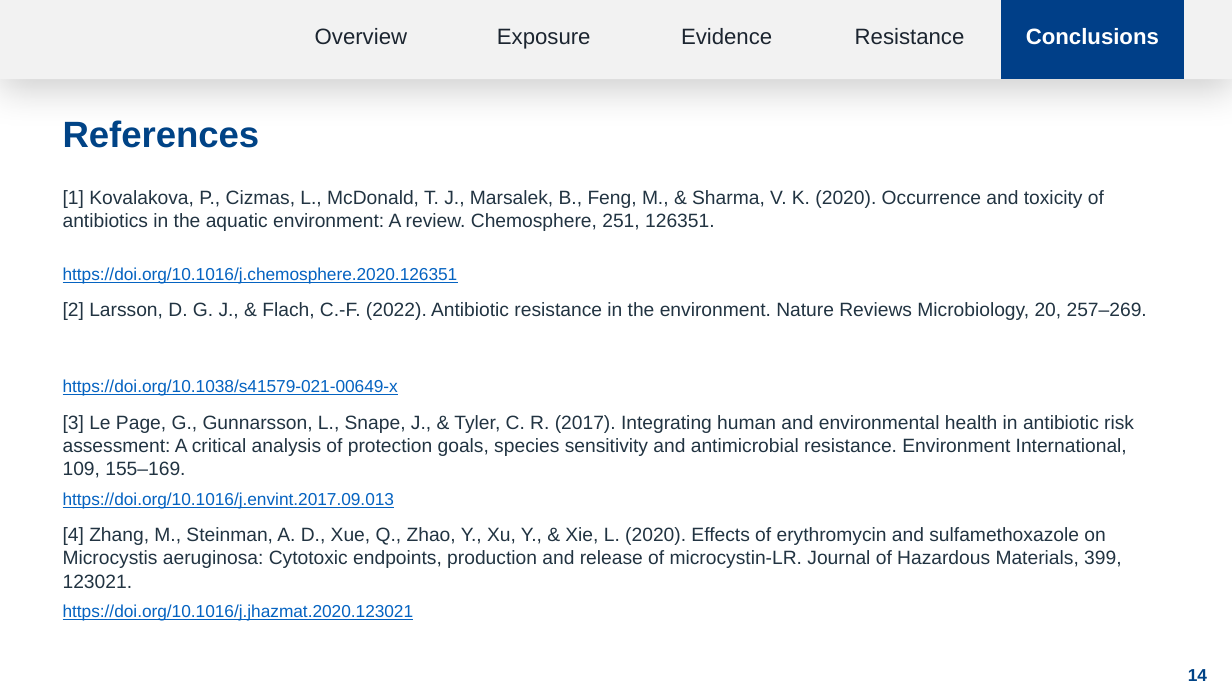
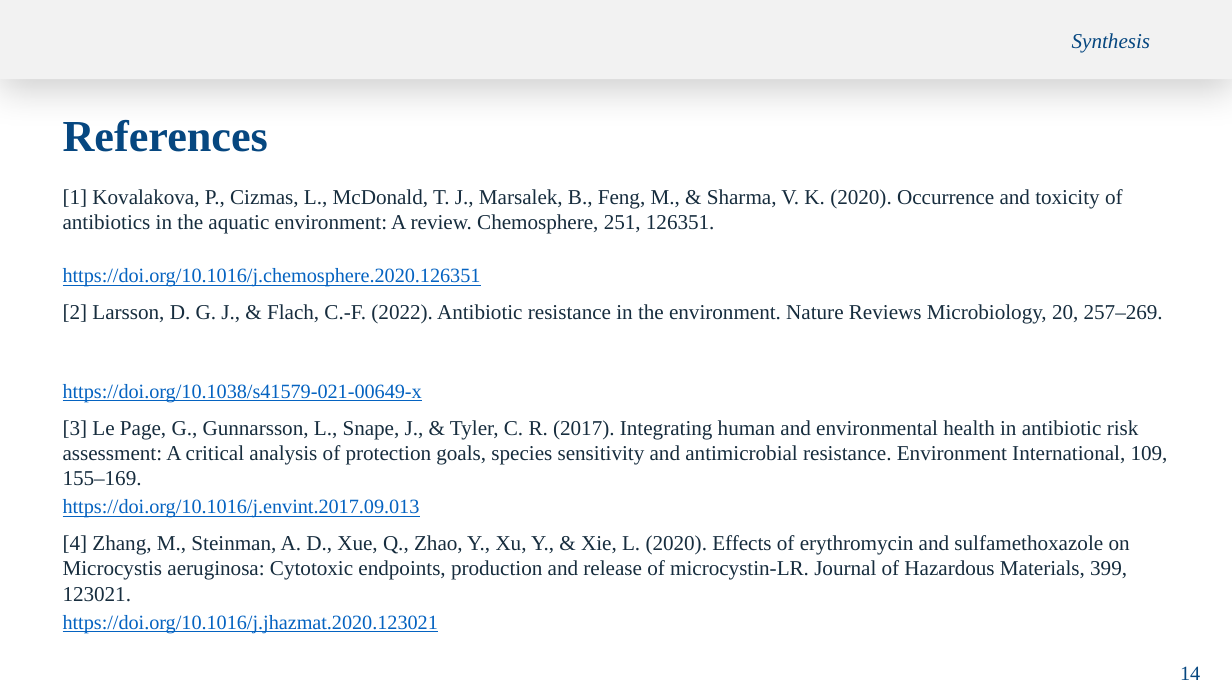
Before and after one commit to sophiawang122/yang, a slide deck: slide 14 of Antibiotics_Environmental_Toxicology_EN.pptx. Drawn at 1232x693 pixels with LibreOffice and Linux fonts; fonts in the diff are those of the drawing; background and template pictures are left out. Boxes give left, top, right and bottom in pixels: in the first picture for what was removed or moved away, otherwise in the second. Text is boxed around its words. In the diff, an @@ line names an element or a change of style, - is before the commit and + after.

```diff
--- a/Antibiotics_Environmental_Toxicology_EN.pptx
+++ b/Antibiotics_Environmental_Toxicology_EN.pptx
@@ text removed at box(315, 28, 407, 45) @@
-Overview
@@ text removed at box(497, 28, 591, 49) @@
-Exposure
@@ text removed at box(681, 28, 772, 45) @@
-Evidence
@@ text removed at box(855, 28, 965, 45) @@
-Resistance
@@ rectangle removed at box(1001, 0, 1184, 79) @@
@@ text removed at box(1026, 28, 1159, 45) @@
-Conclusions
@@ text added at box(1072, 33, 1151, 52), 16.5 pt, text #064780, italic @@
+Synthesis
@@ text "References" at box(63, 120, 268, 152): size 28.5 to 34.5 pt, font Arial to Times New Roman, text colour #004386 to #064780 @@
@@ size 15 to 16.5 pt, font Arial to Times New Roman, text colour #223442 to #172D3E in 4 elements at box(63, 304, 1163, 324), box(63, 189, 1123, 234), box(63, 420, 1168, 486), box(63, 535, 1130, 602) @@
@@ text "[4] Zhang, M., Steinman, A. ...": place and size @@
-text "[4] Zhang, M., Steinman, A. ..." at box(63, 527, 1121, 588)
+text "[4] Zhang, M., Steinman, A. ..." at box(63, 535, 1130, 602)
@@ size 13.5 to 15.8 pt, font Arial to Times New Roman in 4 elements at box(63, 268, 481, 287), box(63, 384, 422, 402), box(63, 499, 420, 518), box(63, 615, 438, 633) @@
@@ text "https://doi.org/10.1016/j.jhazmat.2020.123021": place and size @@
-text "https://doi.org/10.1016/j.jhazmat.2020.123021" at box(63, 604, 414, 621)
+text "https://doi.org/10.1016/j.jhazmat.2020.123021" at box(63, 615, 438, 633)
@@ text "14" at box(1180, 666, 1200, 680): size 13.5 to 15.8 pt, font Arial to Times New Roman, text colour #004386 to #064780, bold off @@
```
Also in this commit, not shown: 12 other slides changed, 4 slides added, 4 slides removed.
